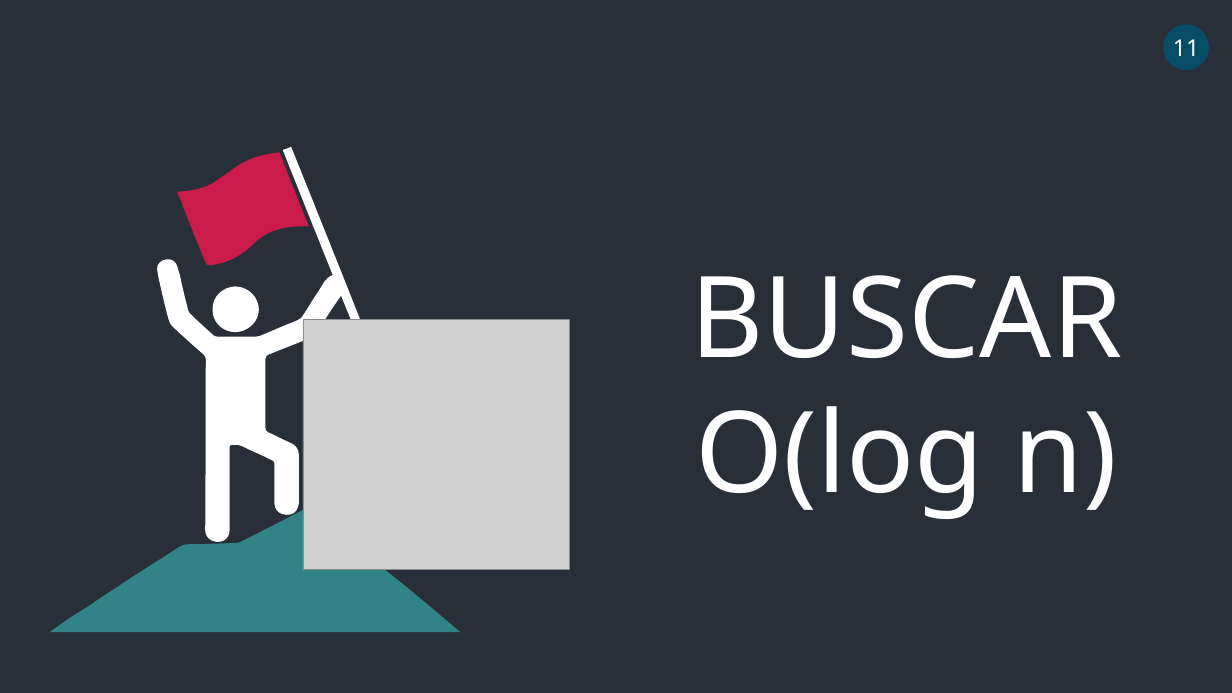
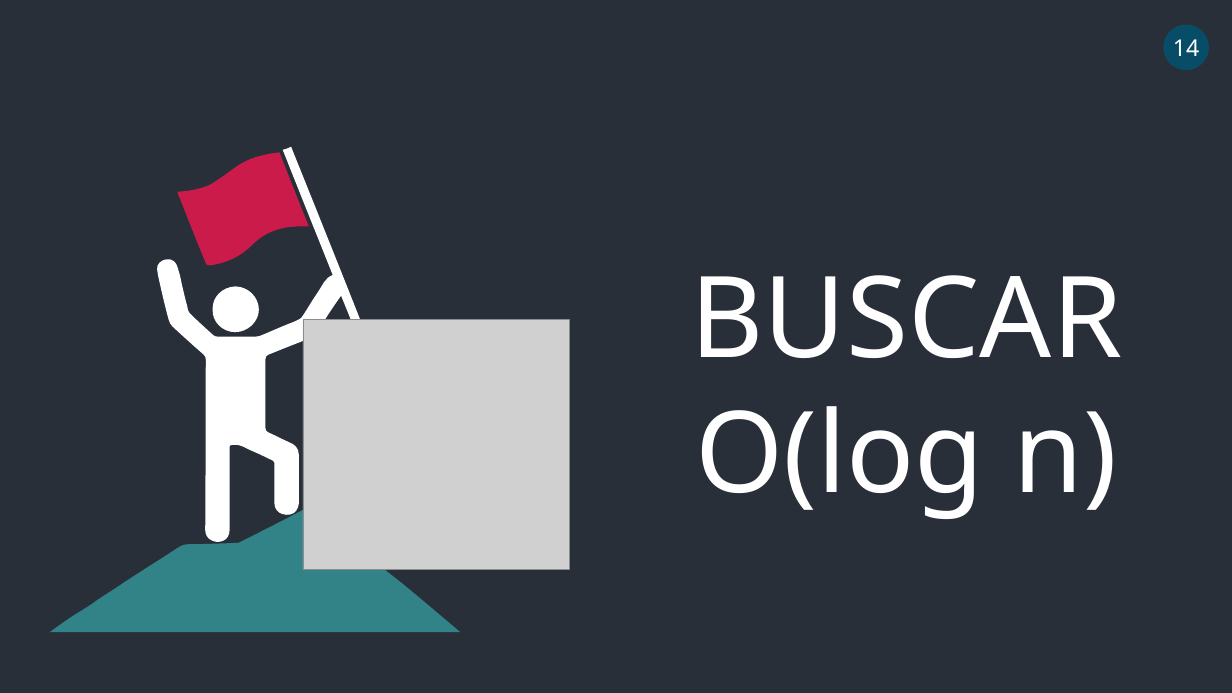
Before and after one commit to ElvisMinayaM/INTERVAL-TREE, a slide deck: slide 13 of INTERVAL TREE.pptx (slide 11 before the commit). Drawn at 1232x693 pixels with LibreOffice and Linux fonts; fonts in the diff are those of the drawing; grey boxes stand for pictures. Boxes give left, top, right and bottom in pixels: in the first picture for what was removed or moved away, otherwise in the second. Text is boxed around its words. In the diff, an @@ line names an element or a change of style, - is before the commit and + after.

```diff
--- a/INTERVAL TREE.pptx
+++ b/INTERVAL TREE.pptx
@@ text in ellipse at [1173,39,1199,56]: text changed @@
-11
+14
```
Also in this commit, not shown: 8 other slides changed, 3 slides added, 1 slide removed.
